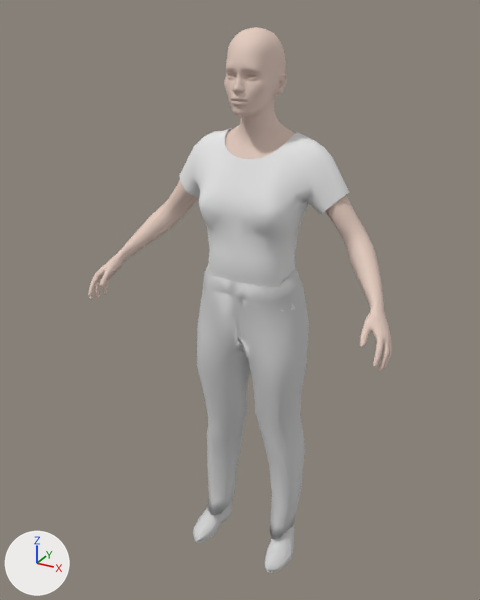
Renders of the glTF model assets/people/mh/ines.dress-plain.lod.glb from each side of a commit.
Before and after are seen from a 50 mm lens placed at (0.878, -1.662, 0.614), pointed at (-0.037, 0.001, -0.217). Lighting does not change. The marker at lower left points along +X, +Y and +Z. The picture after the commit comes second. Where no turn or scale is listed for an object, it has been applied to the vertices. Vertices at exactly the same position are counted once.

In view in the first picture: 'body', 'clothes:joepal_crude_t-shirt_female', 'clothes:toigo_ankle_boots_female', 'clothes:toigo_wool_pants', 'head'.
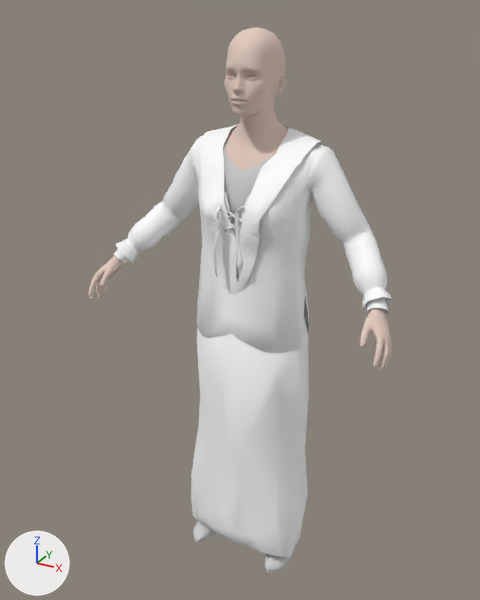
The newer file is also turned or shifted as a whole; pictures and numbers use the older file's frame.

Pixel boxes [x1, y1, x2, y2] of what changed, in the pictures (480 x 600 px):
'clothes:punkduck_lace_up_blouse', added
    after: [116, 124, 392, 353]
'clothes:mindfront_f_dress_09', added
    after: [113, 192, 388, 557]
'clothes:toigo_wool_pants', deleted
    before: [197, 266, 309, 539]
'clothes:joepal_crude_t-shirt_female', deleted
    before: [180, 127, 349, 311]
'clothes:elvs_ruffle_sleeve_peasant_blouse_1', added
    after: [223, 128, 272, 224]
part 1 of me_body, built on
    before: [325, 195, 383, 305]
part 2 of me_body, built on
    before: [121, 181, 199, 258]
'clothes:toigo_ankle_boots_female', unchanged, covered by the edit
    before: [193, 501, 294, 573]
    after: [193, 521, 293, 573]

The change in detail:
Material 'clothes:punkduck_lace_up_blouse' (mat_clothes_punkduck_lace_up_blouse) is new.
Its base color is (1.0, 1.0, 1.0) (white #ffffff).
Material 'clothes:mindfront_f_dress_09' (mat_clothes_mindfront_f_dress_09) is new.
Its base color is (1.0, 1.0, 1.0) (white #ffffff).
Its roughness is 0.804.
Material 'clothes:elvs_ruffle_sleeve_peasant_blouse_1' (mat_clothes_elvs_ruffle_sleeve_peasant_blouse_1) is new.
Its base color is (0.64, 0.64, 0.64) (light grey #d1d1d1).
me_body is used by ob_body; location (0.0, 0.0, 0.0).
me_body had 1601 vertices, 3104 faces and spanned x -0.488..0.487, y -0.208..0.13, z -0.48..0.196.
me_body now has 1641 vertices, 3100 faces and spans x -0.488..0.487, y -0.208..0.122, z -1.007..0.205.
me_body part 1: 181 vertices removed from x 0.112..0.427, y -0.081..0.118, z -0.112..0.196; 3 vertices added at x 0.398..0.415, y -0.057..-0.045, z -0.111..-0.106.
me_body part 2: 1 vertex moved within x -0.406, y -0.048, z -0.112; 179 vertices removed from x -0.427..-0.112, y -0.081..0.118, z -0.112..0.196; 1 vertex added at x -0.399, y -0.057, z -0.111.
Other edits to the shape of me_body do not show in these pictures.
Mesh me_clothes_punkduck_lace_up_blouse is new.
It has 813 vertices, 1486 faces and spans x -0.451..0.455, y 0.17..0.457, z 0.489..1.13.
It uses material mat_clothes_punkduck_lace_up_blouse (white #ffffff).
Mesh me_clothes_mindfront_f_dress_09 is new.
It has 606 vertices, 1008 faces and spans x -0.45..0.454, y 0.164..0.492, z -0.27..1.09.
It uses material mat_clothes_mindfront_f_dress_09 (white #ffffff).
Mesh me_clothes_elvs_ruffle_sleeve_peasant_blouse_1 is new.
It has 262 vertices, 446 faces and spans x -0.164..0.183, y 0.221..0.446, z 0.57..1.108.
It uses material mat_clothes_elvs_ruffle_sleeve_peasant_blouse_1 (light grey #d1d1d1).
Object 'clothes:joepal_crude_t-shirt_female' (ob_clothes_joepal_crude_t_shirt_female) is deleted.
Object 'clothes:toigo_wool_pants' (ob_clothes_toigo_wool_pants) is deleted.
Object 'clothes:punkduck_lace_up_blouse' (ob_clothes_punkduck_lace_up_blouse) is new; it shows me_clothes_punkduck_lace_up_blouse.
Its location is (-0.002, -0.315, -0.818).
Object 'clothes:mindfront_f_dress_09' (ob_clothes_mindfront_f_dress_09) is new; it shows me_clothes_mindfront_f_dress_09.
Its location is (-0.002, -0.315, -0.818).
Object 'clothes:elvs_ruffle_sleeve_peasant_blouse_1' (ob_clothes_elvs_ruffle_sleeve_peasant_blouse_1) is new; it shows me_clothes_elvs_ruffle_sleeve_peasant_blouse_1.
Its location is (-0.002, -0.315, -0.818).
